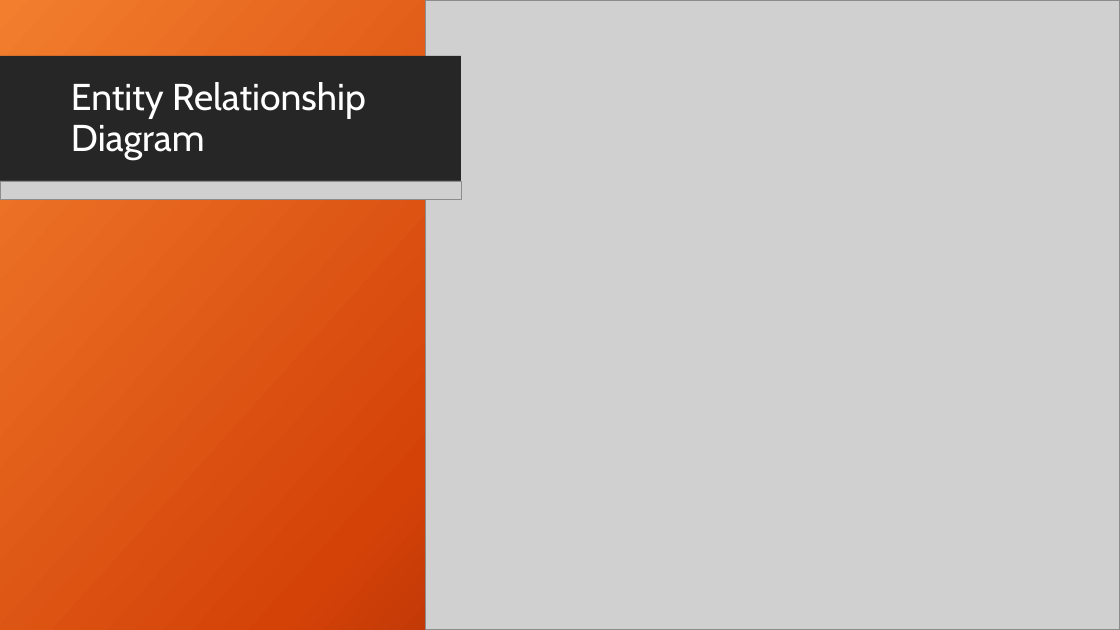
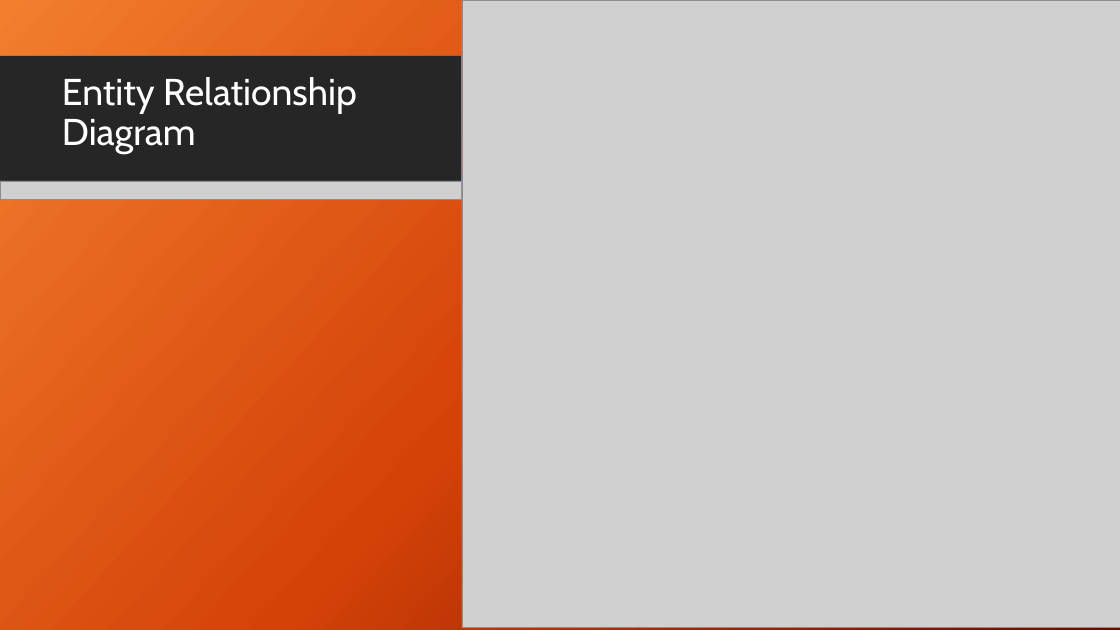
Before and after one commit to georgesuarez/CSE-572, a slide deck: slide 5 of Project/Final_DATABASE/Game_Database_Project.pptx. Drawn at 1120x630 pixels with LibreOffice and Linux fonts; fonts in the diff are those of the drawing; grey boxes stand for pictures; background and template pictures are left out. Boxes give left, top, right and bottom in pixels: in the first picture for what was removed or moved away, otherwise in the second. Text is boxed around its words. In the diff, an @@ line names an element or a change of style, - is before the commit and + after.

Commit message:
Final final edit of the powerpoint

```diff
--- a/Project/Final_DATABASE/Game_Database_Project.pptx
+++ b/Project/Final_DATABASE/Game_Database_Project.pptx
@@ picture: place and size @@
-picture at (426, 0, 1120, 630)
+picture at (462, 1, 1120, 628)
@@ title "Entity Relationship Diagram": place and size @@
-title "Entity Relationship Diagram" at (71, 82, 366, 159)
+title "Entity Relationship Diagram" at (62, 77, 357, 154)
```
